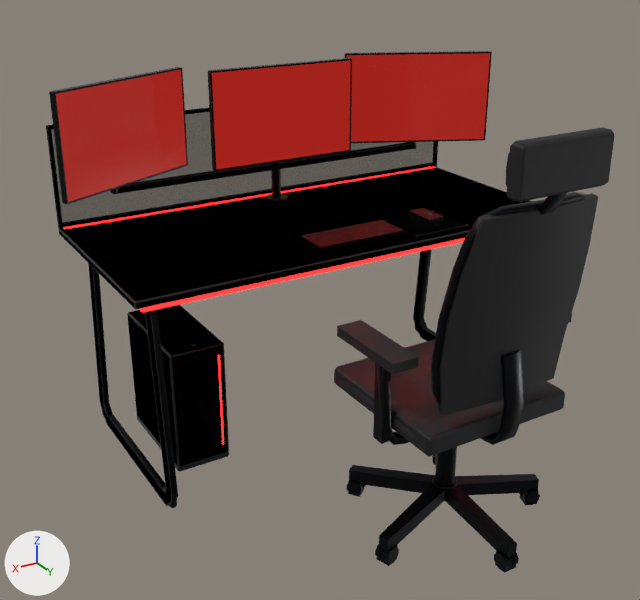
A saved change to the glTF model public/office-assets/models/hq/workstation.glb.
One viewpoint serves both versions: a 50 mm lens placed at (1.51, 1.81, 1.71), pointed at (0.17, -0.42, 0.59). Lighting does not change. The marker at lower left points along +X, +Y and +Z. The first picture is the older version. Vertices at exactly the same position are counted once.

The older version as bpy lines, for what is in view:
```python
ob_ws_desk = bpy.data.objects.new('ws_desk', me_ws_desk)
ob_ws_desk.location = (0.0, 0.0, 0.0)
ob_ws_glass = bpy.data.objects.new('ws_glass', me_ws_glass)
ob_ws_glass.location = (0.0, 0.0, 0.0)
ob_ws_led = bpy.data.objects.new('ws_led', me_ws_led)
ob_ws_led.location = (0.0, 0.0, 0.0)
ob_ws_lod1_chair = bpy.data.objects.new('ws_lod1_chair', me_ws_lod1_chair)
ob_ws_lod1_chair.location = (0.0, 0.0, 0.0)
ob_ws_lod1_desk = bpy.data.objects.new('ws_lod1_desk', me_ws_lod1_desk)
ob_ws_lod1_desk.location = (0.0, 0.0, 0.0)
ob_ws_lod1_metal = bpy.data.objects.new('ws_lod1_metal', me_ws_lod1_metal)
ob_ws_lod1_metal.location = (0.0, 0.0, 0.0)
ob_ws_lod1_screen = bpy.data.objects.new('ws_lod1_screen', me_ws_lod1_screen)
ob_ws_lod1_screen.location = (0.0, 0.0, 0.0)
ob_ws_metal = bpy.data.objects.new('ws_metal', me_ws_metal)
ob_ws_metal.location = (0.0, 0.0, 0.0)
ob_ws_screen = bpy.data.objects.new('ws_screen', me_ws_screen)
ob_ws_screen.location = (0.0, 0.0, 0.0)
# also in view: 'ws_chair' at (0.04, -0.3, 0.83)
```
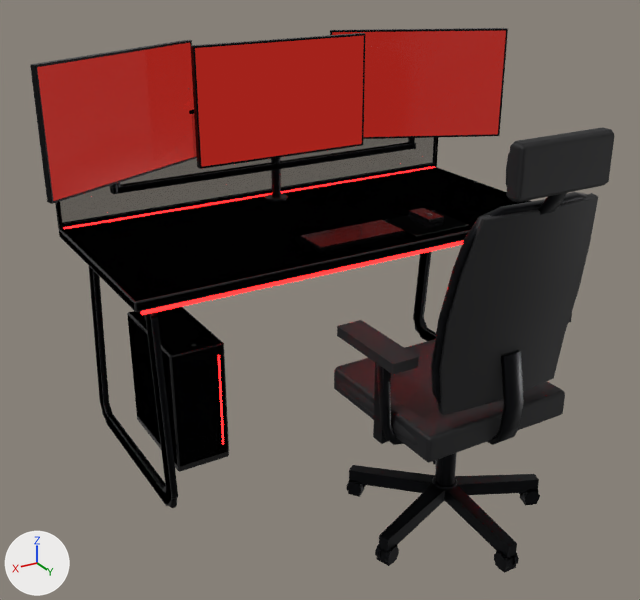
Changed parts and their boxes [x1, y1, x2, y2] in the pictures (640 x 600 px; the box of a moved part takes in the faces that stretch with it):
'ws_lod1_screen', reshaped (8% wider, 14% taller): before [56, 53, 490, 202]; after [37, 31, 506, 201]
'ws_lod1_chair', reshaped: before [334, 127, 615, 457]; after [334, 127, 615, 463]
'ws_metal', reshaped: before [52, 51, 588, 571]; after [33, 28, 588, 571]
'ws_screen', reshaped (not visible before): after [37, 31, 506, 200]
'ws_lod1_metal', reshaped: before [49, 51, 539, 573]; after [30, 28, 539, 573]
'ws_led', reshaped: before [64, 166, 464, 444]; after [64, 166, 463, 444]
part 1 of me_ws_desk, moved or reshaped: before [59, 230, 468, 310]; after [59, 230, 468, 312]
part 2 of me_ws_led, moved or reshaped: before [141, 238, 464, 312]; after [141, 241, 463, 315]
part 3 of me_ws_lod1_chair, moved or reshaped: before [334, 371, 565, 457]; after [334, 371, 565, 463]
part 4 of me_ws_lod1_desk, moved or reshaped: before [59, 233, 465, 307]; after [59, 231, 468, 311]
part 5 of me_ws_lod1_metal, moved or reshaped: before [49, 67, 179, 204]; after [30, 40, 186, 203]
part 6 of me_ws_lod1_metal, moved or reshaped: before [208, 58, 348, 170]; after [191, 33, 361, 168]
part 7 of me_ws_lod1_metal, moved or reshaped: before [344, 51, 486, 58]; after [362, 28, 491, 30]
part 9 of me_ws_metal, moved or reshaped: before [52, 67, 188, 204]; after [33, 40, 195, 204]
part 10 of me_ws_metal, moved or reshaped: before [209, 58, 352, 171]; after [192, 33, 366, 169]
part 11 of me_ws_metal, moved or reshaped: before [345, 51, 492, 143]; after [330, 28, 508, 139]

Edits to the bpy script that builds the scene:
```text
Change me_ws_desk:
    where me_ws_desk.from_pydata(...)  # 1065 vertices, 1610 faces; spans x -0.8..0.8, y -1.1..-0.36, z 0.02..1.1
    me_ws_desk part 1: all 48 vertices in x -0.8..0.8, y -1.1..-0.36, z 0.73 are moved by (0.0, 0.0, -0.01)
Change me_ws_led:
    remove me_ws_led.from_pydata(...)  # 48 vertices, 72 faces; spans x -0.79..0.79, y -1.08..-0.36, z 0.06..1.02
    add me_ws_led.from_pydata(...)  # 48 vertices, 72 faces; spans x -0.79..0.79, y -1.08..-0.36, z 0.06..1.07
    me_ws_led part 2: the loose piece of 8 vertices spanning x -0.78..0.78, y -0.37..-0.36, z 0.71..0.73 is moved by (0.0, 0.0, -0.01)
    other edits to the shape of me_ws_led do not show in these pictures
Change me_ws_lod1_chair:
    remove me_ws_lod1_chair.from_pydata(...)  # 122 vertices, 220 faces; spans x -0.41..0.315, y -0.595..0.401, z 0.405..1.26
    add me_ws_lod1_chair.from_pydata(...)  # 122 vertices, 220 faces; spans x -0.41..0.315, y -0.595..0.401, z 0.386..1.26
    me_ws_lod1_chair part 3: all 12 vertices in x -0.25..0.25, y -0.22..0.26, z 0.405..0.417 are moved by (0.0, 0.0, -0.019)
Change me_ws_lod1_desk:
    where me_ws_lod1_desk.from_pydata(...)  # 80 vertices, 144 faces; spans x -0.8..0.8, y -1.1..-0.36, z 0.0..1.1
    me_ws_lod1_desk part 4: all 12 vertices in x -0.8..0.8, y -1.1..-0.36, z 0.73 are moved by (0.0, 0.0, -0.01)
Change me_ws_lod1_metal:
    remove me_ws_lod1_metal.from_pydata(...)  # 324 vertices, 548 faces; spans x -0.84..0.84, y -1.09..0.35, z 0.0..1.25
    add me_ws_lod1_metal.from_pydata(...)  # 324 vertices, 548 faces; spans x -0.89..0.89, y -1.11..0.35, z 0.0..1.33
    me_ws_lod1_metal part 5: the loose piece of 24 vertices spanning x 0.33..0.84, y -1.09..-0.83, z 0.91..1.25 is scaled about its middle by 1.2, then moved by (0.0, 0.0, 0.05)
    me_ws_lod1_metal part 6: the loose piece of 24 vertices spanning x -0.28..0.28, y -0.97..-0.96, z 0.91..1.25 is scaled about its middle by (1.2, 1, 1.2), then moved by (0.0, 0.0, 0.05)
    me_ws_lod1_metal part 7: the loose piece of 24 vertices spanning x -0.84..-0.33, y -1.09..-0.83, z 0.91..1.25 is scaled about its middle by 1.2, then moved by (0.0, 0.0, 0.05)
    other edits to the shape of me_ws_lod1_metal do not show in these pictures
Change me_ws_lod1_screen:
    remove me_ws_lod1_screen.from_pydata(...)  # 12 vertices, 6 faces; spans x -0.83..0.83, y -1.07..-0.83, z 0.92..1.24
    add me_ws_lod1_screen.from_pydata(...)  # 12 vertices, 6 faces; spans x -0.88..0.88, y -1.09..-0.81, z 0.93..1.33
    me_ws_lod1_screen part 8: 12 of 12 vertices moved; they spanned x -0.83..0.83, y -1.07..-0.83, z 0.92..1.24 and now span x -0.88..0.88, y -1.09..-0.81, z 0.93..1.33; mean shift (0.0, 0.0, 0.05)
Change me_ws_metal:
    remove me_ws_metal.from_pydata(...)  # 2028 vertices, 3808 faces; spans x -0.84..0.84, y -1.09..0.4, z 0.0..1.25
    add me_ws_metal.from_pydata(...)  # 2028 vertices, 3808 faces; spans x -0.89..0.89, y -1.11..0.4, z 0.0..1.33
    me_ws_metal part 9: the loose piece of 48 vertices spanning x 0.33..0.84, y -1.08..-0.83, z 0.91..1.25 is scaled about its middle by 1.2, then moved by (0.0, 0.0, 0.05)
    me_ws_metal part 10: the loose piece of 48 vertices spanning x -0.28..0.28, y -0.96..-0.95, z 0.91..1.25 is scaled about its middle by (1.2, 1, 1.2), then moved by (0.0, 0.0, 0.05)
    me_ws_metal part 11: the loose piece of 48 vertices spanning x -0.84..-0.33, y -1.08..-0.83, z 0.91..1.25 is scaled about its middle by 1.2, then moved by (0.0, 0.0, 0.05)
    other edits to the shape of me_ws_metal do not show in these pictures
Change me_ws_screen:
    remove me_ws_screen.from_pydata(...)  # 12 vertices, 6 faces; spans x -0.83..0.83, y -1.07..-0.83, z 0.92..1.24
    add me_ws_screen.from_pydata(...)  # 12 vertices, 6 faces; spans x -0.88..0.88, y -1.09..-0.81, z 0.93..1.33
    me_ws_screen part 12: 12 of 12 vertices moved; they spanned x -0.83..0.83, y -1.07..-0.83, z 0.92..1.24 and now span x -0.88..0.88, y -1.09..-0.81, z 0.93..1.33; mean shift (0.0, 0.0, 0.05)
```
